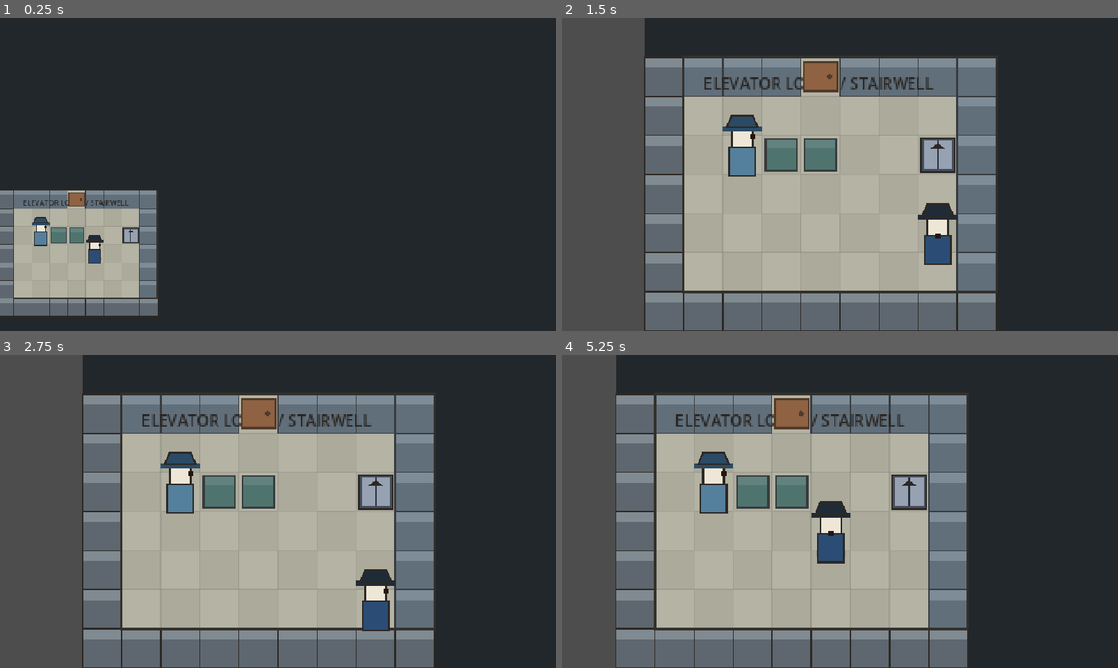
Above: before the commit, frames 1-4 (two rows, left to right).
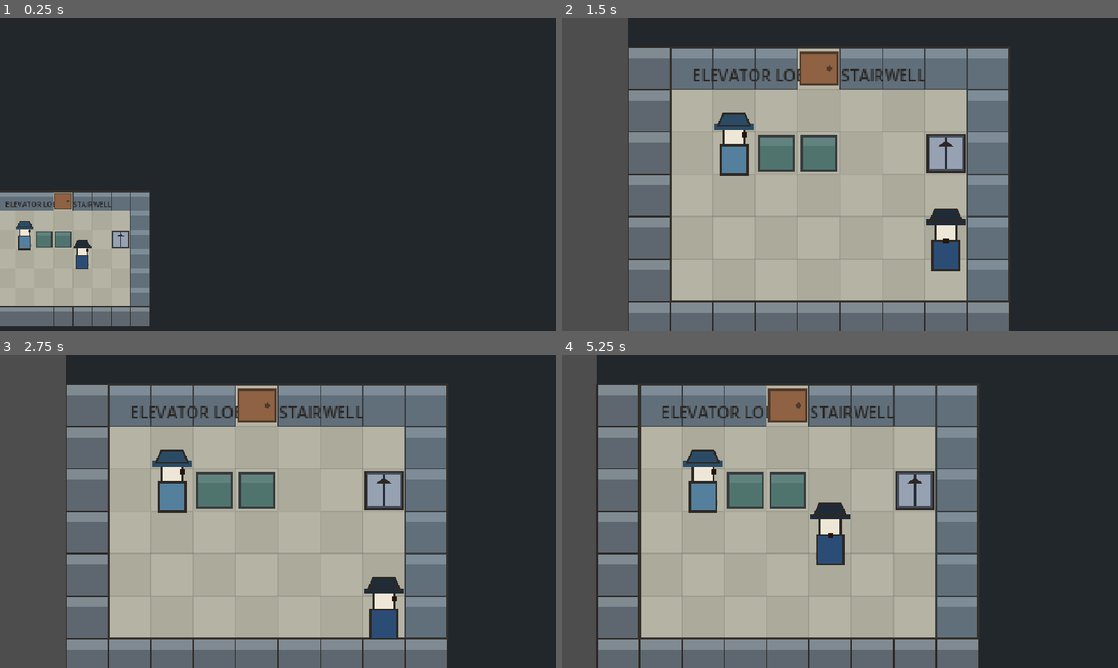
Above: after the commit, the same moments.

Repository: grand-cat-unknown/fred-the-detective
Game: Godot game, scene res://scenes/main.tscn
Two runs of this game, one before a commit and one after it. Both use one fixed random seed, a clock stepped at 60 frames per second and the inputs below.
Inputs:
- Up to frame 1 (0.25 s): no input
- Up to frame 2 (1.5 s): tap Enter at 0.5 s; hold Right (ui_right) 0.53-1.28 s; hold E (interact) 0.53-1.28 s; hold Down (ui_down) from 1.28 s (still down); tap E (interact) at 1.35 s
- Up to frame 3 (2.75 s): tap Space at 2 s; release Down (ui_down) at 2.03 s; hold Right (ui_right) from 2.03 s (still down); hold E (interact) from 2.03 s (still down)
- Up to frame 4 (5.25 s): tap Enter at 2.75 s; release Right (ui_right) at 2.78 s; release E (interact) at 2.78 s; hold Up (ui_up) 2.78-3.53 s; tap E (interact) at 2.85, 4.35 s; tap Space at 3.5 s; hold E (interact) 3.53-4.28 s; hold Left (ui_left) 3.53-5.03 s; hold Down (ui_down) from 5.03 s (still down); hold E (interact) from 5.03 s (still down)

The runs differ from the first frame. In frame 1, 6.2% of the frame differs, in the area x 0-29%, y 55-99%; in frame 2, 23%; in frame 3, 23%; in frame 4, 23%, in the area x 6-75%, y 0-100%.

Commit message:
Adding assets

Diff:
--- a/scenes/world/world.tscn
+++ b/scenes/world/world.tscn
@@ -13,7 +13,7 @@
 script = ExtResource("1_world")
 
 [node name="Camera2D" type="Camera2D" parent="." unique_id=1916203111]
-position = Vector2(480, 270)
+position = Vector2(512, 288)
 
 [node name="WorldMap" parent="." unique_id=630295776 instance=ExtResource("2_map")]
 
@@ -42,94 +42,94 @@
 entity_id = &"room_1223"
 
 [node name="Door_concierge_twelfth_hall" parent="." unique_id=1323024959 instance=ExtResource("4_door")]
-position = Vector2(120, 150)
+position = Vector2(128, 160)
 room_a = &"concierge"
 room_b = &"twelfth_hall"
 
 [node name="Door_room_1220_twelfth_hall" parent="." unique_id=1434965199 instance=ExtResource("4_door")]
-position = Vector2(420, 150)
+position = Vector2(448, 160)
 room_a = &"room_1220"
 room_b = &"twelfth_hall"
 
 [node name="Door_gear_cart_twelfth_hall" parent="." unique_id=1473023580 instance=ExtResource("4_door")]
-position = Vector2(750, 150)
+position = Vector2(800, 160)
 room_a = &"gear_cart"
 room_b = &"twelfth_hall"
 
 [node name="Door_twelfth_hall_elevator_lobby" parent="." unique_id=1200324982 instance=ExtResource("4_door")]
-position = Vector2(120, 300)
+position = Vector2(128, 320)
 room_a = &"twelfth_hall"
 room_b = &"elevator_lobby"
 
 [node name="Door_twelfth_hall_suite_1221" parent="." unique_id=1118190145 instance=ExtResource("4_door")]
-position = Vector2(480, 300)
+position = Vector2(512, 320)
 room_a = &"twelfth_hall"
 room_b = &"suite_1221"
 
 [node name="Door_twelfth_hall_room_1223" parent="." unique_id=1111671202 instance=ExtResource("4_door")]
-position = Vector2(780, 300)
+position = Vector2(832, 320)
 room_a = &"twelfth_hall"
 room_b = &"room_1223"
 
 [node name="Elevator_elevator_lobby_chute_access" parent="." unique_id=1591055066 instance=ExtResource("5_elev")]
-position = Vector2(210, 360)
+position = Vector2(224, 384)
 room_a = &"elevator_lobby"
 room_b = &"chute_access"
 
 [node name="Clue_body_wall" parent="." unique_id=1530053993 instance=ExtResource("6_clue")]
-position = Vector2(525, 375)
+position = Vector2(560, 400)
 entity_id = &"body_wall"
 
 [node name="Clue_pedestal" parent="." unique_id=1776678538 instance=ExtResource("6_clue")]
-position = Vector2(585, 375)
+position = Vector2(624, 400)
 entity_id = &"pedestal"
 
 [node name="Clue_auction_receipt" parent="." unique_id=1063465991 instance=ExtResource("6_clue")]
-position = Vector2(495, 435)
+position = Vector2(528, 464)
 entity_id = &"auction_receipt"
 
 [node name="Clue_field_book" parent="." unique_id=120464370 instance=ExtResource("6_clue")]
-position = Vector2(615, 435)
+position = Vector2(656, 464)
 entity_id = &"field_book"
 
 [node name="Clue_room_1220_log" parent="." unique_id=485722227 instance=ExtResource("6_clue")]
-position = Vector2(435, 105)
+position = Vector2(464, 112)
 entity_id = &"room_1220_log"
 
 [node name="Clue_chute_notice" parent="." unique_id=2035099413 instance=ExtResource("6_clue")]
-position = Vector2(225, 255)
+position = Vector2(240, 272)
 entity_id = &"chute_notice"
 
 [node name="Clue_ghost_cell" parent="." unique_id=867042395 instance=ExtResource("6_clue")]
-position = Vector2(345, 435)
+position = Vector2(368, 464)
 entity_id = &"ghost_cell"
 
 [node name="Clue_gloves" parent="." unique_id=1706963291 instance=ExtResource("6_clue")]
-position = Vector2(825, 105)
+position = Vector2(880, 112)
 entity_id = &"gloves"
 
 [node name="NPC_pemberton" parent="." unique_id=597478776 instance=ExtResource("7_npc")]
-position = Vector2(585, 255)
+position = Vector2(624, 272)
 entity_id = &"pemberton"
 
 [node name="NPC_walter" parent="." unique_id=1178170094 instance=ExtResource("7_npc")]
-position = Vector2(405, 225)
+position = Vector2(432, 240)
 entity_id = &"walter"
 
 [node name="NPC_mara" parent="." unique_id=429012096 instance=ExtResource("7_npc")]
-position = Vector2(75, 375)
+position = Vector2(80, 400)
 entity_id = &"mara"
 
 [node name="NPC_theo" parent="." unique_id=2017799620 instance=ExtResource("7_npc")]
-position = Vector2(735, 135)
+position = Vector2(784, 144)
 entity_id = &"theo"
 
 [node name="NPC_lena" parent="." unique_id=1495388826 instance=ExtResource("7_npc")]
-position = Vector2(795, 435)
+position = Vector2(848, 464)
 entity_id = &"lena"
 
 [node name="NPC_viv" parent="." unique_id=1868512981 instance=ExtResource("7_npc")]
-position = Vector2(195, 105)
+position = Vector2(208, 112)
 entity_id = &"viv"
 
 [node name="Player" parent="." unique_id=1010292065 instance=ExtResource("8_player")]
--- a/scripts/core/tile_map.gd
+++ b/scripts/core/tile_map.gd
@@ -1,7 +1,7 @@
 class_name TileMap2D
 extends RefCounted
 
-const TILE_SIZE := 30.0
+const TILE_SIZE := 32.0
 const MAP_WIDTH := 32
 const MAP_HEIGHT := 18
 const VIEW_SIZE := Vector2(TILE_SIZE * MAP_WIDTH, TILE_SIZE * MAP_HEIGHT)
--- a/scripts/data/case_loader.gd
+++ b/scripts/data/case_loader.gd
@@ -105,42 +105,42 @@
 	return [
 		RoomData.new(
 			ROOM_CONCIERGE, "CONCIERGE / SECURITY",
-			Rect2(30.0, 30.0, 240.0, 150.0), Vector2(45.0, 42.0),
+			Rect2(32.0, 32.0, 256.0, 160.0), Vector2(48.0, 44.8),
 			Color8(206, 184, 128, 44), Rect2i(0, 0, 11, 6),
 		),
 		RoomData.new(
 			ROOM_1220, "ROOM 1220",
-			Rect2(330.0, 30.0, 240.0, 150.0), Vector2(345.0, 42.0),
+			Rect2(352.0, 32.0, 256.0, 160.0), Vector2(368.0, 44.8),
 			Color8(150, 175, 190, 44), Rect2i(9, 0, 12, 6),
 		),
 		RoomData.new(
 			ROOM_GEAR, "SERVICE CORRIDOR / GEAR CART",
-			Rect2(630.0, 30.0, 300.0, 150.0), Vector2(645.0, 42.0),
+			Rect2(672.0, 32.0, 320.0, 160.0), Vector2(688.0, 44.8),
 			Color8(125, 155, 145, 44), Rect2i(19, 0, 13, 6),
 		),
 		RoomData.new(
 			ROOM_HALL, "TWELFTH FLOOR HALL",
-			Rect2(30.0, 180.0, 900.0, 120.0), Vector2(45.0, 192.0),
+			Rect2(32.0, 192.0, 960.0, 128.0), Vector2(48.0, 204.8),
 			Color8(105, 130, 150, 34), Rect2i(0, 5, 32, 6),
 		),
 		RoomData.new(
 			ROOM_SUITE, "SUITE 1221 - VANCE",
-			Rect2(450.0, 300.0, 300.0, 180.0), Vector2(465.0, 312.0),
+			Rect2(480.0, 320.0, 320.0, 192.0), Vector2(496.0, 332.8),
 			Color8(160, 95, 105, 44), Rect2i(14, 10, 11, 7),
 		),
 		RoomData.new(
 			ROOM_LOBBY, "ELEVATOR LOBBY / STAIRWELL",
-			Rect2(30.0, 300.0, 240.0, 180.0), Vector2(45.0, 312.0),
+			Rect2(32.0, 320.0, 256.0, 192.0), Vector2(48.0, 332.8),
 			Color8(110, 150, 180, 44), Rect2i(0, 10, 9, 7),
 		),
 		RoomData.new(
 			ROOM_CHUTE, "11F CHUTE ACCESS",
-			Rect2(270.0, 300.0, 180.0, 180.0), Vector2(285.0, 312.0),
+			Rect2(288.0, 320.0, 192.0, 192.0), Vector2(304.0, 332.8),
 			Color8(130, 120, 105, 48), Rect2i(8, 10, 7, 7),
 		),
 		RoomData.new(
 			ROOM_1223, "ROOM 1223",
-			Rect2(750.0, 300.0, 180.0, 180.0), Vector2(765.0, 312.0),
+			Rect2(800.0, 320.0, 192.0, 192.0), Vector2(816.0, 332.8),
 			Color8(150, 115, 165, 44), Rect2i(24, 10, 8, 7),
 		),
 	]
Binary file added: Epic RPG World - Village(interiors) V1.3/assets/Interiors_tilesets.png
Binary file added: Epic RPG World - Village(interiors) V1.3/assets/animations/breakable-pots-anim-1-V1-11frames.png
Binary file added: Epic RPG World - Village(interiors) V1.3/assets/animations/breakable-pots-anim-1-V2-10frames.png
Binary file added: Epic RPG World - Village(interiors) V1.3/assets/animations/breakable-pots-anim-1-V3-10frames.png
Binary file added: Epic RPG World - Village(interiors) V1.3/assets/animations/breakable-pots-anim-2-V1-11frames.png
Binary file added: Epic RPG World - Village(interiors) V1.3/assets/animations/breakable-pots-anim-2-V2-10frames.png
Binary file added: Epic RPG World - Village(interiors) V1.3/assets/animations/breakable-pots-anim-2-V3-10frames.png
Binary file added: Epic RPG World - Village(interiors) V1.3/assets/animations/breakable-pots-anim-3-V1-11frames.png
Binary file added: Epic RPG World - Village(interiors) V1.3/assets/animations/breakable-pots-anim-3-V2-10frames.png
Binary file added: Epic RPG World - Village(interiors) V1.3/assets/animations/breakable-pots-anim-3-V3-10frames.png
Binary file added: Epic RPG World - Village(interiors) V1.3/assets/animations/breakable-pots-anim-4-V1-11frames.png
Binary file added: Epic RPG World - Village(interiors) V1.3/assets/animations/breakable-pots-anim-4-V2-10frames.png
(and 861 more such lines)
